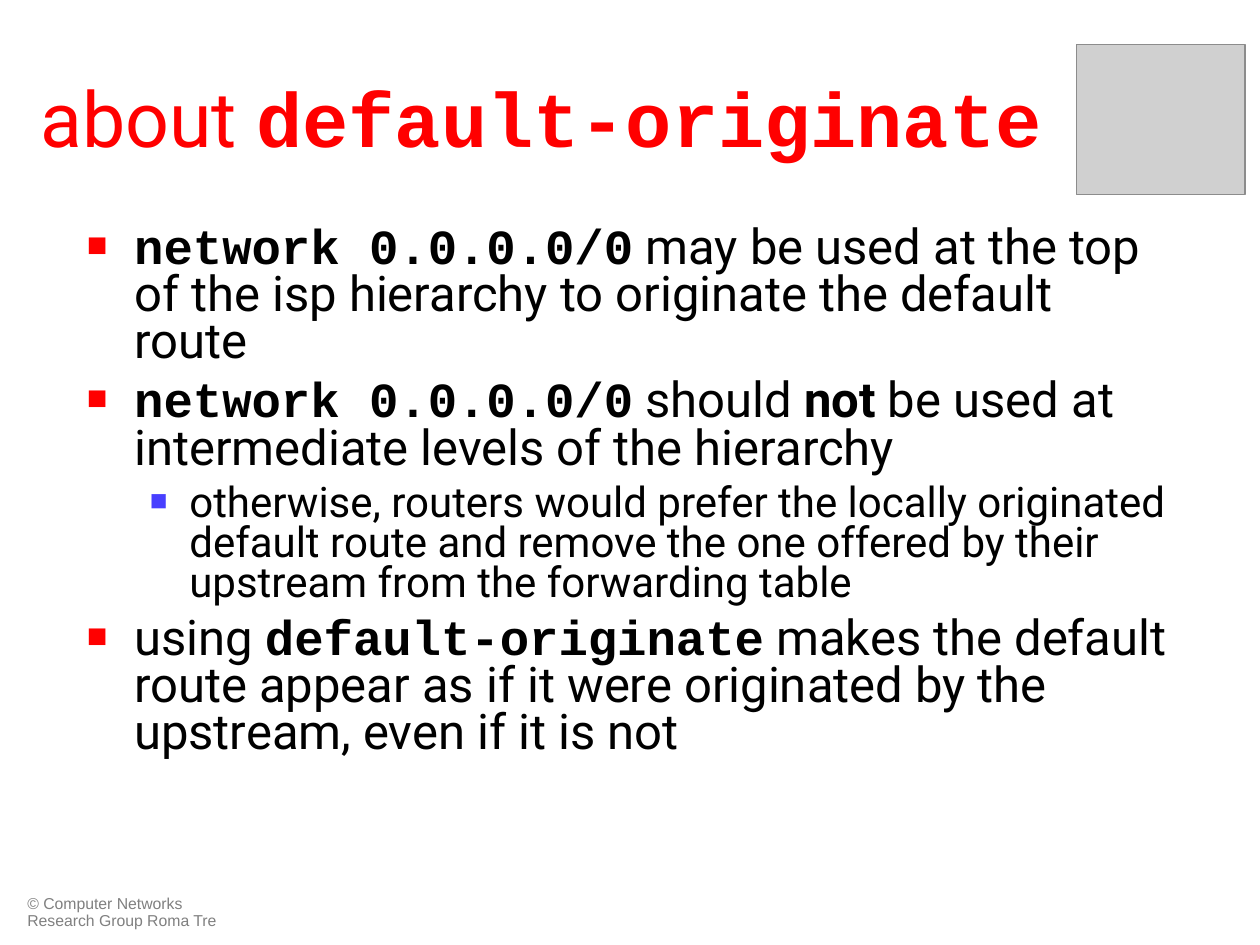
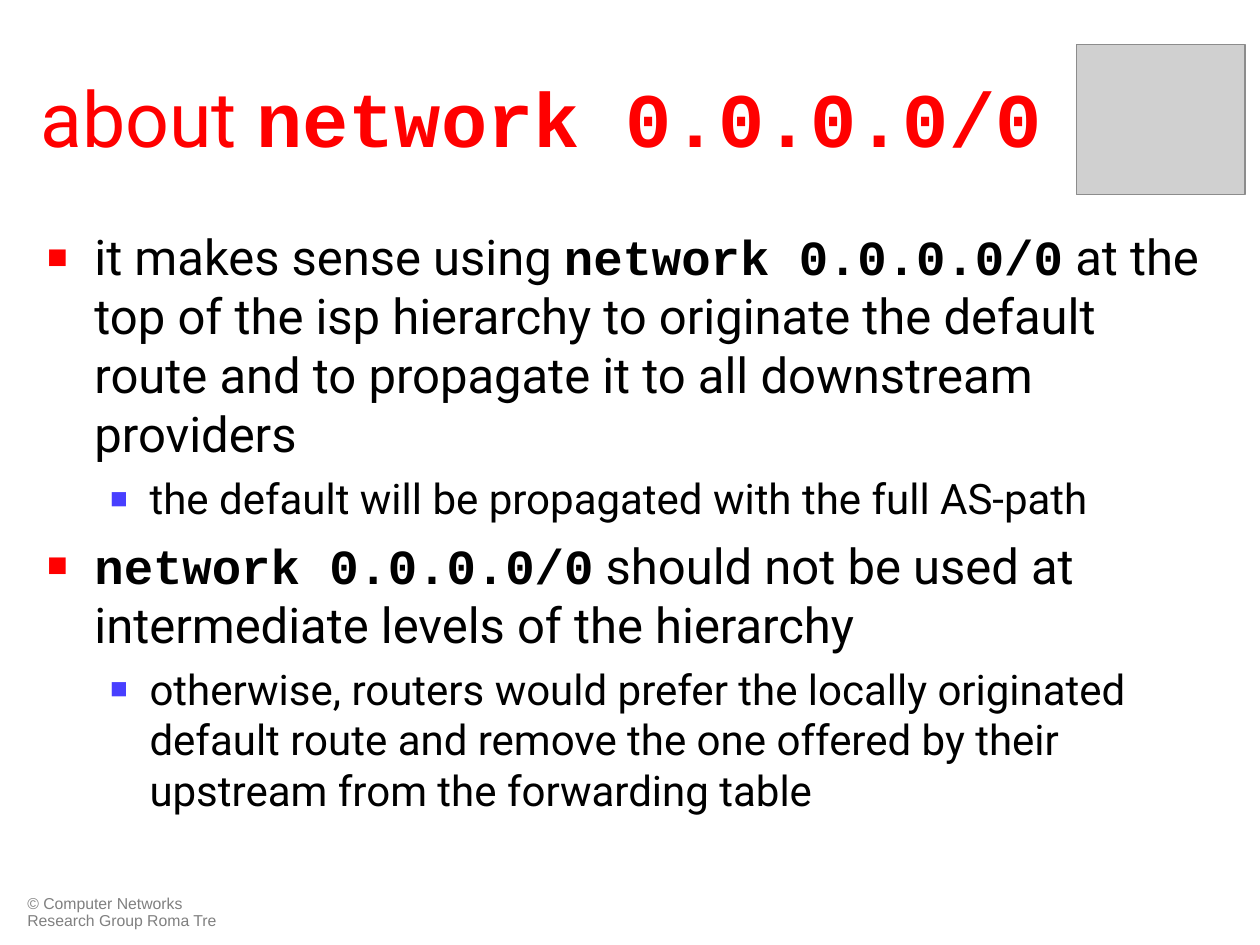
Before and after one commit to KatharaFramework/Kathara-Labs, a slide deck: slide 12 of Interdomain Routing FRR/BGP Stub AS FRR/044-kathara-lab_bgp-stub-as_frr.ppt. Drawn at 1260x945 pixels with LibreOffice and Linux fonts; fonts in the diff are those of the drawing; grey boxes stand for pictures. Boxes give left, top, right and bottom in pixels: in the first picture for what was removed or moved away, otherwise in the second. Text is boxed around its words. In the diff, an @@ line names an element or a change of style, - is before the commit and + after.

Commit message:
clarified the interplay between network 0.0.0.0/0 and default-originate

```diff
--- a/Interdomain Routing FRR/BGP Stub AS FRR/044-kathara-lab_bgp-stub-as_frr.ppt
+++ b/Interdomain Routing FRR/BGP Stub AS FRR/044-kathara-lab_bgp-stub-as_frr.ppt
@@ title at [40, 89, 1042, 148]: text changed @@
-about default-originate
+about network 0.0.0.0/0
@@ text "it makes sense using network ...": place and size @@
-text "it makes sense using network ..." at [134, 227, 1166, 759]
+text "it makes sense using network ..." at [94, 238, 1199, 815]
@@ text at [94, 238, 1199, 523]: text changed @@
-■ network 0.0.0.0/0 may be used at the top of the isp hierarchy to originate the default route
+■ it makes sense using network 0.0.0.0/0 at the top of the isp hierarchy to originate the default route and to propagate it to all downstream providers
+  ■ the default will be propagated with the full AS-path
@@ text at [94, 547, 1126, 815]: bold off in "not"; line spacing 0.8 to 1 @@
@@ text at [134, 617, 1166, 759]: paragraph removed @@
-■ using default-originate makes the default route appear as if it were originated by the upstream, even if it is not
```
Also in this commit, not shown: 3 other slides changed, 1 slide added, 3 other files.
